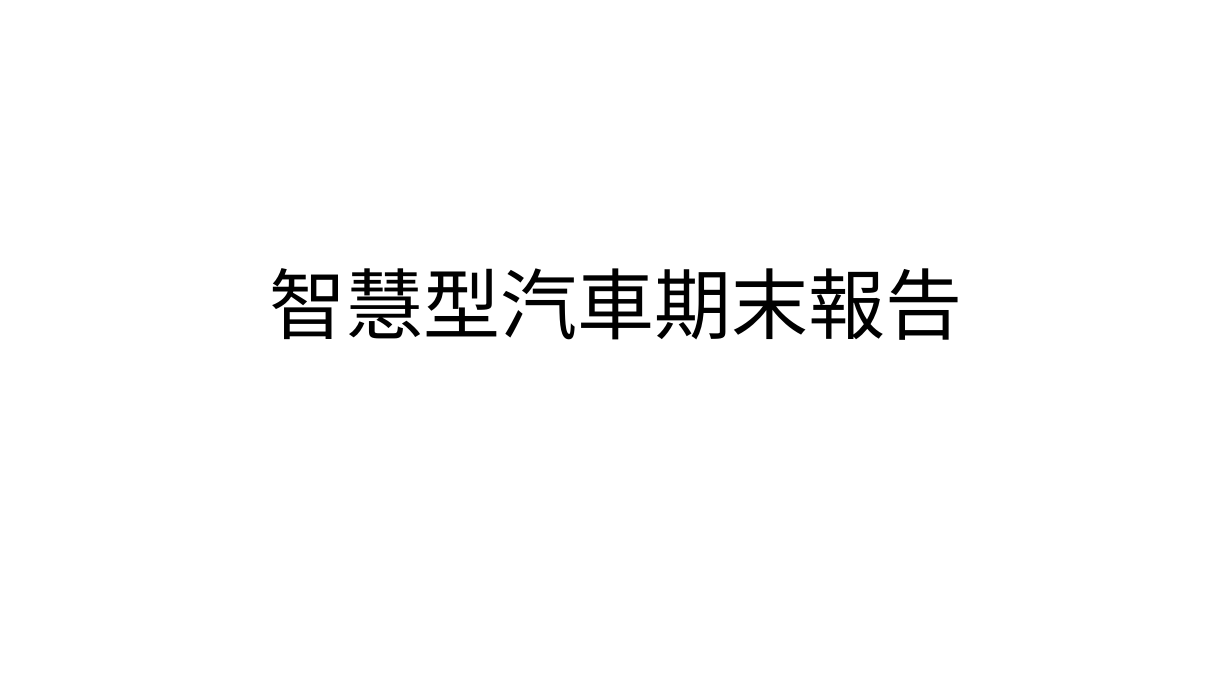
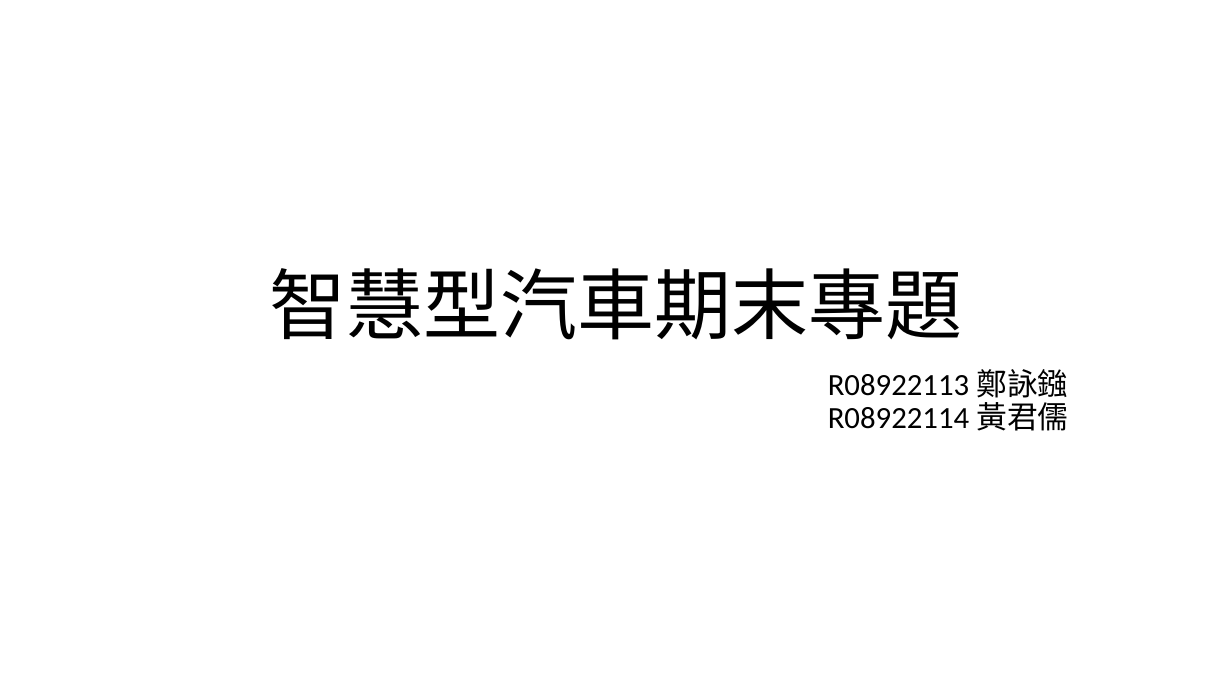
Before and after one commit to as468579/Intelligent-Vehicles-Introduction, a slide deck: slide 1 of final/智慧型汽車期末報告.pptx. Drawn at 1232x693 pixels with LibreOffice and Linux fonts; fonts in the diff are those of the drawing. Boxes give left, top, right and bottom in pixels: in the first picture for what was removed or moved away, otherwise in the second. Text is boxed around its words. In the diff, an @@ line names an element or a change of style, - is before the commit and + after.

```diff
--- a/final/智慧型汽車期末報告.pptx
+++ b/final/智慧型汽車期末報告.pptx
@@ title at box(269, 268, 962, 340): text changed; font Calibri to Noto Sans CJK SC @@
-智慧型汽車期末報告
+智慧型汽車期末專題
@@ subtitle added at box(828, 369, 1068, 431), 24 pt, text #000000 @@
+R08922113 鄭詠鏹
+R08922114 黃君儒
```
Also in this commit, not shown: 4 other slides changed, 19 slides added, 4 slides removed, 1 other file.
